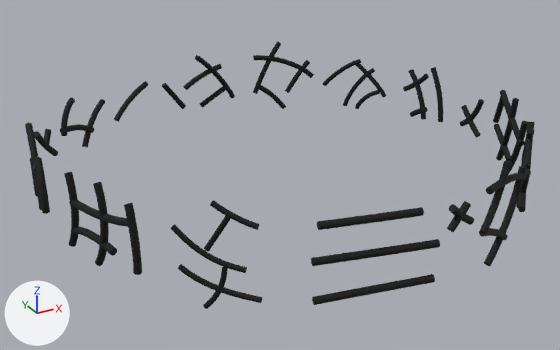
One commit to the glTF model models/form.glb: the scene before it, then after it.
Before and after are seen from a camera (50 mm lens) standing at (-16.5, -28.9, 20.2) and looking at (-0.9, -0.5, 6.0). The lights are fixed; the arrows at lower left show +X, +Y and +Z. The picture after the commit comes second. Where no turn or scale is listed for an object, it has been applied to the vertices.

Objects in the first picture: '1', '10', '11', '12', '13', '14', '15', '16', '2', '3', '4', '5', '6', '7', '8', '9'.
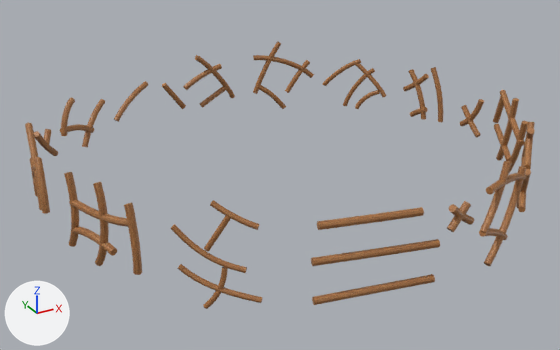
Changed parts and their boxes [x1, y1, x2, y2] in the pictures (560 x 350 px):
'10', recoloured (black to brown)
    both: [311, 207, 440, 305]
'9', recoloured (black to brown)
    both: [64, 172, 142, 275]
'14', recoloured (black to brown)
    both: [171, 200, 262, 309]
'11', recoloured (black to brown)
    both: [479, 161, 526, 266]
'12', recoloured (black to brown)
    both: [493, 90, 527, 173]
'5', recoloured (black to brown)
    both: [25, 123, 50, 214]
'3', recoloured (black to brown)
    both: [253, 41, 314, 109]
'2', recoloured (black to brown)
    both: [162, 55, 235, 109]
'8', recoloured (black to brown)
    both: [403, 67, 443, 122]
'7', recoloured (black to brown)
    both: [322, 59, 387, 109]
'6', recoloured (black to brown)
    both: [60, 97, 105, 147]
'15', recoloured (black to brown)
    both: [516, 122, 535, 212]
'4', recoloured (black to brown)
    both: [447, 201, 474, 232]
'16', recoloured (black to brown)
    both: [460, 99, 484, 137]
'13', recoloured (black to brown)
    both: [34, 129, 58, 156]
'1', recoloured (black to brown)
    both: [114, 81, 148, 122]

The change, as a list of edits to the scene's bpy script:
```text
Change me_curve_001:
    where me_curve_001.from_pydata(...)  # 384 vertices, 760 faces; spans x -0.555..0.748, y -0.228..0.269, z -0.549..0.553
    remove me_curve_001.materials.append(mat_material)  # black #000000
    add me_curve_001.materials.append(mat_material_001)  # picture img_image_texutre
Change me_curve_018:
    where me_curve_018.from_pydata(...)  # 528 vertices, 1040 faces; spans x -1.48..1.99, y -0.76..0.6, z -2.07..2.03
    remove me_curve_018.materials.append(mat_material)  # black #000000
    add me_curve_018.materials.append(mat_material_001)  # picture img_image_texutre
Change me_curve_019:
    where me_curve_019.from_pydata(...)  # 528 vertices, 1040 faces; spans x -2.33..2.06, y -0.15..0.15, z -1.28..1.79
    remove me_curve_019.materials.append(mat_material)  # black #000000
    add me_curve_019.materials.append(mat_material_001)  # picture img_image_texutre
Change me_curve_020:
    where me_curve_020.from_pydata(...)  # 132 vertices, 260 faces; spans x -1.1..1.16, y -0.53..0.58, z -0.89..0.83
    remove me_curve_020.materials.append(mat_material)  # black #000000
    add me_curve_020.materials.append(mat_material_001)  # picture img_image_texutre
Change me_curve_021:
    where me_curve_021.from_pydata(...)  # 528 vertices, 1040 faces; spans x -0.42..0.35, y -2.46..1.85, z -1.6..1.69
    remove me_curve_021.materials.append(mat_material)  # black #000000
    add me_curve_021.materials.append(mat_material_001)  # picture img_image_texutre
Change me_curve_022:
    where me_curve_022.from_pydata(...)  # 1210 vertices, 2400 faces; spans x -0.74..0.72, y -2.27..2.32, z -1.81..1.72
    remove me_curve_022.materials.append(mat_material)  # black #000000
    add me_curve_022.materials.append(mat_material_001)  # picture img_image_texutre
Change me_curve_023:
    where me_curve_023.from_pydata(...)  # 264 vertices, 520 faces; spans x -0.74..0.59, y -1.1..0.85, z -1.05..0.9
    remove me_curve_023.materials.append(mat_material)  # black #000000
    add me_curve_023.materials.append(mat_material_001)  # picture img_image_texutre
Change me_curve_024:
    where me_curve_024.from_pydata(...)  # 396 vertices, 780 faces; spans x -2.01..2.61, y -0.71..0.58, z -1.64..1.54
    remove me_curve_024.materials.append(mat_material)  # black #000000
    add me_curve_024.materials.append(mat_material_001)  # picture img_image_texutre
Change me_curve_025:
    where me_curve_025.from_pydata(...)  # 396 vertices, 780 faces; spans x -1.12..1.73, y -0.93..1.41, z -1.41..1.44
    remove me_curve_025.materials.append(mat_material)  # black #000000
    add me_curve_025.materials.append(mat_material_001)  # picture img_image_texutre
Change me_curve_026:
    where me_curve_026.from_pydata(...)  # 528 vertices, 1040 faces; spans x -1.52..1.1, y -1.24..1.73, z -1.57..1.45
    remove me_curve_026.materials.append(mat_material)  # black #000000
    add me_curve_026.materials.append(mat_material_001)  # picture img_image_texutre
Change me_curve_027:
    where me_curve_027.from_pydata(...)  # 528 vertices, 1040 faces; spans x -0.4..0.43, y -1.49..1.31, z -1.44..1.73
    remove me_curve_027.materials.append(mat_material)  # black #000000
    add me_curve_027.materials.append(mat_material_001)  # picture img_image_texutre
Change me_curve_028:
    where me_curve_028.from_pydata(...)  # 660 vertices, 1300 faces; spans x -0.98..0.83, y -1.95..1.63, z -2.36..1.77
    remove me_curve_028.materials.append(mat_material)  # black #000000
    add me_curve_028.materials.append(mat_material_001)  # picture img_image_texutre
Change me_curve_029:
    where me_curve_029.from_pydata(...)  # 528 vertices, 1040 faces; spans x -1.37..1.71, y -0.63..0.76, z -2.39..1.88
    remove me_curve_029.materials.append(mat_material)  # black #000000
    add me_curve_029.materials.append(mat_material_001)  # picture img_image_texutre
Change me_curve_030:
    where me_curve_030.from_pydata(...)  # 264 vertices, 520 faces; spans x -0.15..0.15, y -0.73..0.75, z -0.97..1.09
    remove me_curve_030.materials.append(mat_material)  # black #000000
    add me_curve_030.materials.append(mat_material_001)  # picture img_image_texutre
Change me_curve_031:
    where me_curve_031.from_pydata(...)  # 528 vertices, 1040 faces; spans x -1.3..1.37, y -1.3..1.38, z -2.2..1.84
    remove me_curve_031.materials.append(mat_material)  # black #000000
    add me_curve_031.materials.append(mat_material_001)  # picture img_image_texutre
Change me_curve_032:
    where me_curve_032.from_pydata(...)  # 660 vertices, 1300 faces; spans x -1.26..1.21, y -1.01..1.05, z -2.19..1.97
    remove me_curve_032.materials.append(mat_material)  # black #000000
    add me_curve_032.materials.append(mat_material_001)  # picture img_image_texutre
```
